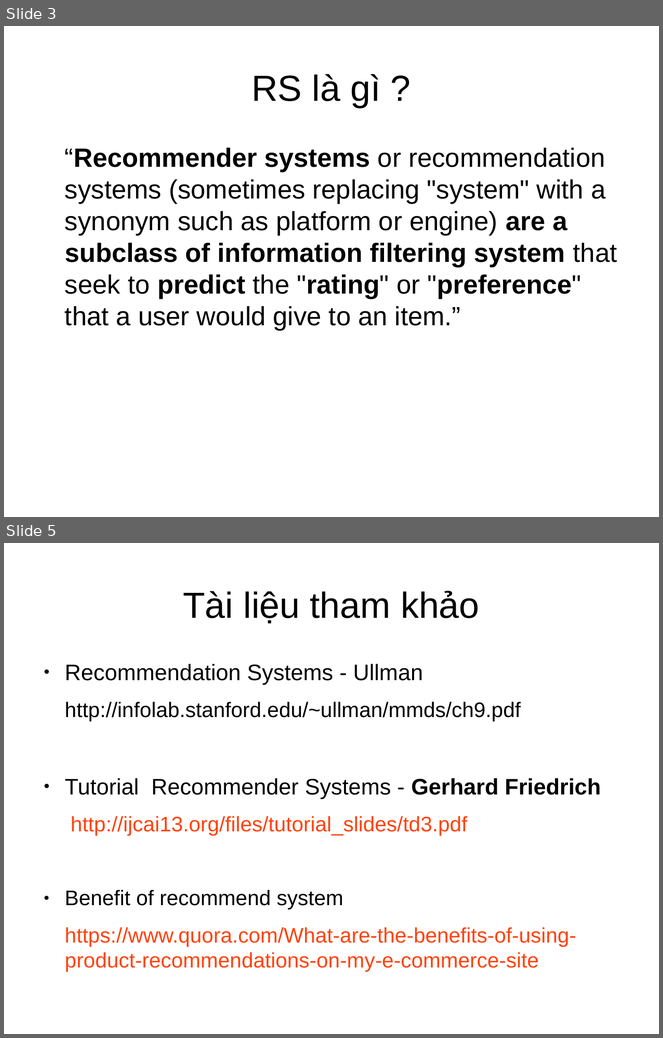
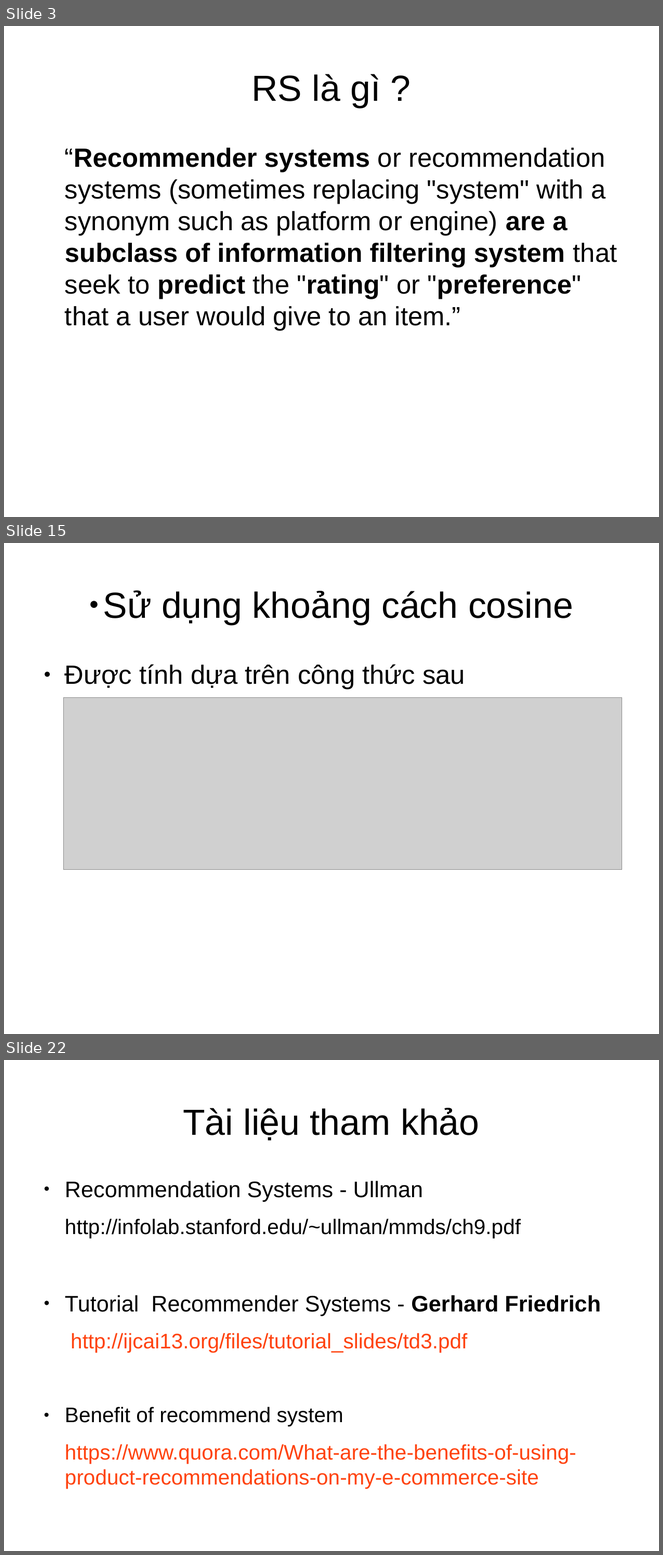
Before and after one commit to dungyeutrang/document, a slide deck: RS.odp. Shown one above the other, each under a label of ours: slides 3 and 5 before the commit, slides 3, 15 and 22 after it; the slides between them are not shown. The pictures are 663x1038 and 663x1555 pixels, drawn with LibreOffice and Linux fonts; fonts in the diff are those of the drawing; grey boxes stand for pictures. Boxes give left, top, right and bottom in pixels: in the first picture for what was removed or moved away, otherwise in the second. Text is boxed around its words. In the diff, an @@ line names an element or a change of style, - is before the commit and + after.

```diff
--- a/RS.odp
+++ b/RS.odp
@@ slide 15 added at [4, 543, 659, 1034], background #FFFFFF @@
@@ title added at [103, 590, 573, 625], 44 pt, text #000000 @@
+● Sử dụng khoảng cách cosine
@@ text added at [65, 664, 465, 690], 32 pt, text #000000 @@
+● Được tính dựa trên công thức sau
@@ picture added at [63, 697, 622, 870] @@
@@ what was slide 5 is now slide 22 @@
```
Also in this commit, not shown: 1 slide changed, 17 other slides added, 1 slide removed, 1 other file.
